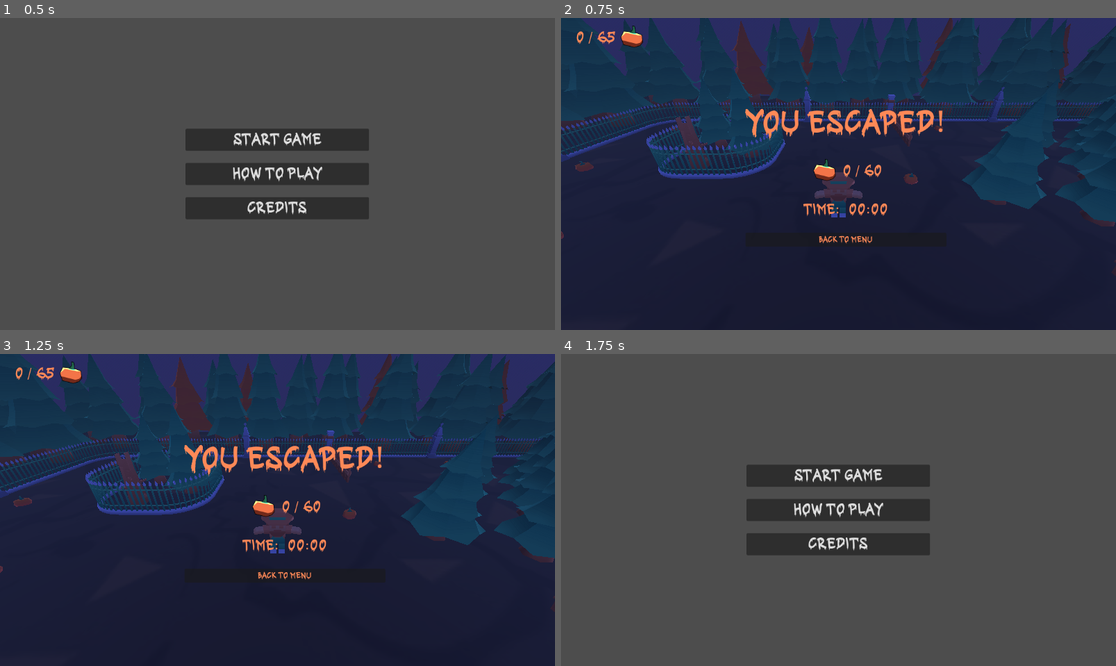
Above: before the commit, frames 1-4 (two rows, left to right).
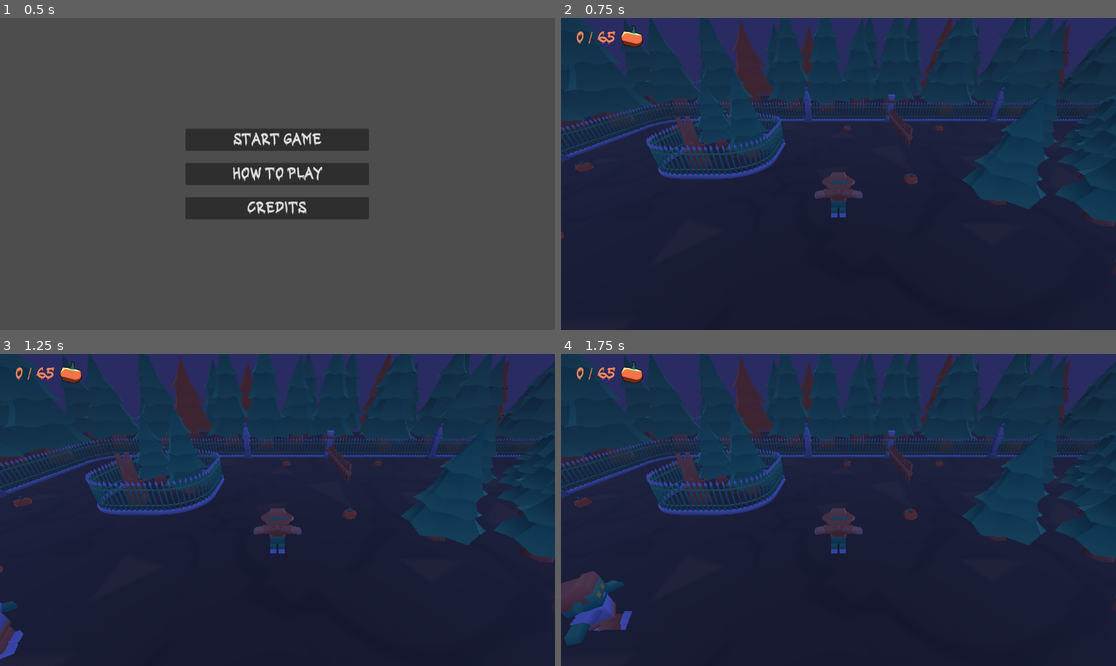
Above: after the commit, the same moments.

Repository: BuendiaGames/SpookyComecocos
Game: Godot game, scene res://core/menu/mainmenu.tscn
Two runs of this game, one before a commit and one after it. Both use one fixed random seed, a clock stepped at 60 frames per second and the inputs below.
Inputs (mouse positions are in pixels of both pictures, inside the frame that each line leads up to):
- Up to frame 1 (0.5 s): no input
- Up to frame 2 (0.75 s): click "Start game" at 0.5 s
- Up to frame 3 (1.25 s): no input
- Up to frame 4 (1.75 s): click (844, 575) at 1.25 s, where only the run before the commit has a clickable "Back to menu"

Frame 1 is identical in both runs. In frame 2, 2.0% of the frame differs, in the area x 33-69%, y 29-73%; in frame 3, 2.4%; in frame 4, 95%, in the area x 0-100%, y 0-100%.

Commit message:
Pongo monstruos

Diff:
--- a/core/levels/nivel1.tscn
+++ b/core/levels/nivel1.tscn
@@ -52,6 +52,8 @@
 [ext_resource type="PackedScene" uid="uid://05k15pqpfj2e" path="res://core/objects/key.tscn" id="49_02ttw"]
 [ext_resource type="PackedScene" uid="uid://ba5b8o5knkhen" path="res://3dmodels/pine-fall-crooked.glb" id="51_bx58q"]
 [ext_resource type="PackedScene" uid="uid://cpkvpuyij6rgi" path="res://3dmodels/pine-fall.glb" id="52_mngep"]
+[ext_resource type="PackedScene" uid="uid://62yf7c7xapgl" path="res://core/characters/ghost/ghost.tscn" id="53_4va81"]
+[ext_resource type="PackedScene" uid="uid://b6jhmxs5usgca" path="res://core/characters/zombi/zombi.tscn" id="54_w4a4b"]
 
 [sub_resource type="BoxShape3D" id="BoxShape3D_febsr"]
 size = Vector3(2.4336, 1, 5.89072)
@@ -245,6 +247,27 @@
 fog_light_energy = 0.05
 fog_density = 0.05
 
+[sub_resource type="Curve3D" id="Curve3D_k8baj"]
+_data = {
+"points": PackedVector3Array(0, 0, 0, 0, 0, 0, 25.9344, 0, 9.33373, 0, 0, 0, 0, 0, 0, 24.2616, 0, 11.6758, 0, 0, 0, 0, 0, 0, 28.7409, 0, 19.372, 0, 0, 0, 0, 0, 0, 34.2623, 0, 19.0245, 0, 0, 0, 0, 0, 0, 41.7355, 0, 12.3196, 0, 0, 0, 0, 0, 0, 45.3707, 0, 18.9896, 0, 0, 0, 0, 0, 0, 43.8763, 0, 24.893, 0, 0, 0, 0, 0, 0, 38.5954, 0, 18.48, 0, 0, 0, 0, 0, 0, 37.2039, 0, 8.39164, 0, 0, 0, 0, 0, 0, 40.4811, 0, 4.84764, 0, 0, 0, 0, 0, 0, 25.9281, 0, 9.33552),
+"tilts": PackedFloat32Array(0, 0, 0, 0, 0, 0, 0, 0, 0, 0, 0)
+}
+point_count = 11
+
+[sub_resource type="Curve3D" id="Curve3D_8htpy"]
+_data = {
+"points": PackedVector3Array(0, 0, 0, 0, 0, 0, 19.8006, 0, 29.3051, 0, 0, 0, 0, 0, 0, 27.2119, 0, 29.7332, 0, 0, 0, 0, 0, 0, 34.2597, 0, 26.3992, 0, 0, 0, 0, 0, 0, 39.7882, 0, 25.0487, 0, 0, 0, 0, 0, 0, 42.1938, 0, 29.902, 0, 0, 0, 0, 0, 0, 44.3039, 0, 33.8268, 0, 0, 0, 0, 0, 0, 44.7382, 0, 41.0216, 0, 0, 0, 0, 0, 0, 44.6116, 0, 45.0731, 0, 0, 0, 0, 0, 0, 38.5344, 0, 43.0473, 0, 0, 0, 0, 0, 0, 37.4794, 0, 38.9537, 0, 0, 0, 0, 0, 0, 33.3435, 0, 36.5059, 0, 0, 0, 0, 0, 0, 27.8994, 0, 37.0124, 0, 0, 0, 0, 0, 0, 23.9745, 0, 40.6418, 0, 0, 0, 0, 0, 0, 18.1215, 0, 40.6921, 0, 0, 0, 0, 0, 0, 12.804, 0, 37.3159, 0, 0, 0, 0, 0, 0, 9.09015, 0, 35.1635, 0, 0, 0, 0, 0, 0, 16.2646, 0, 31.7451, 0, 0, 0, 0, 0, 0, 19.8242, 0, 29.3043),
+"tilts": PackedFloat32Array(0, 0, 0, 0, 0, 0, 0, 0, 0, 0, 0, 0, 0, 0, 0, 0, 0, 0)
+}
+point_count = 18
+
+[sub_resource type="Curve3D" id="Curve3D_2ew85"]
+_data = {
+"points": PackedVector3Array(0, 0, 0, 0, 0, 0, 9.10797, 0, 11.7591, 0, 0, 0, 0, 0, 0, 3.97812, 0, 12.6606, 0, 0, 0, 0, 0, 0, 3.31274, 0, 14.9572, 0, 0, 0, 0, 0, 0, 3.82787, 0, 17.5114, 0, 0, 0, 0, 0, 0, 5.71668, 0, 19.4861, 0, 0, 0, 0, 0, 0, 6.38206, 0, 18.5846, 0, 0, 0, 0, 0, 0, 6.78987, 0, 18.3914, 0, 0, 0, 0, 0, 0, 7.19769, 0, 18.37, 0, 0, 0, 0, 0, 0, 7.97038, 0, 18.4129, 0, 0, 0, 0, 0, 0, 8.05624, 0, 18.8637, 0, 0, 0, 0, 0, 0, 8.70015, 0, 18.7778, 0, 0, 0, 0, 0, 0, 9.64456, 0, 18.7134, 0, 0, 0, 0, 0, 0, 10.5675, 0, 18.7778, 0, 0, 0, 0, 0, 0, 10.7178, 0, 18.1768, 0, 0, 0, 0, 0, 0, 10.589, 0, 17.49, 0, 0, 0, 0, 0, 0, 10.868, 0, 16.5241, 0, 0, 0, 0, 0, 0, 10.6963, 0, 15.3436, 0, 0, 0, 0, 0, 0, 10.6748, 0, 14.3563, 0, 0, 0, 0, 0, 0, 9.8592, 0, 13.2616, 0, 0, 0, 0, 0, 0, 9.17236, 0, 11.8021),
+"tilts": PackedFloat32Array(0, 0, 0, 0, 0, 0, 0, 0, 0, 0, 0, 0, 0, 0, 0, 0, 0, 0, 0, 0)
+}
+point_count = 20
+
 [node name="Node3D" type="Node3D"]
 
 [node name="escenario" type="Node3D" parent="."]
@@ -2200,8 +2223,14 @@
 [node name="teletransporter" parent="transporters" instance=ExtResource("38_mqc2i")]
 transform = Transform3D(1, 0, 0, 0, 1, 0, 0, 0, 1, 21.3491, 0, 25.3505)
 
+[node name="teletransporter3" parent="transporters" instance=ExtResource("38_mqc2i")]
+transform = Transform3D(1, 0, 0, 0, 1, 0, 0, 0, 1, 13.7392, 0, 12.5456)
+
 [node name="teletransporter2" parent="transporters" instance=ExtResource("38_mqc2i")]
 transform = Transform3D(1, 0, 0, 0, 1, 0, 0, 0, 1, 37.5153, 0, 21.8798)
+
+[node name="teletransporter4" parent="transporters" instance=ExtResource("38_mqc2i")]
+transform = Transform3D(0.999715, 0, 0.0238564, 0, 1, 0, -0.0238564, 0, 0.999715, 18.8984, 0, 35.7345)
 
 [node name="suelo" type="Node3D" parent="."]
 
@@ -2560,9 +2589,6 @@
 [node name="camera" type="Camera3D" parent="player"]
 transform = Transform3D(1, 0, 0, 0, 0.866025, 0.5, 0, -0.5, 0.866025, 0, 2.5, 2.86602)
 
-[node name="vampire" parent="." instance=ExtResource("39_x5yg4")]
-transform = Transform3D(1, 0, 0, 0, 1, 0, 0, 0, 1, 15, 0, 25)
-
 [node name="UI" type="CanvasLayer" parent="."]
 
 [node name="UI" parent="UI" instance=ExtResource("41_jrnap")]
@@ -3302,3 +3328,50 @@
 
 [node name="pine43" parent="entorno fuera" instance=ExtResource("27_3jeyx")]
 transform = Transform3D(1, 0, 0, 0, 1, 0, 0, 0, 1, 25.6712, 0, 6.56409)
+
+[node name="Node3D" type="Node3D" parent="."]
+
+[node name="vampire" parent="Node3D" instance=ExtResource("39_x5yg4")]
+transform = Transform3D(1, 0, 0, 0, 1, 0, 0, 0, 1, 15, 0, 25)
+
+[node name="vampire2" parent="Node3D" instance=ExtResource("39_x5yg4")]
+transform = Transform3D(1, 0, 0, 0, 1, 0, 0, 0, 1, 40.4183, 0, 25)
+
+[node name="ghost_route" type="Path3D" parent="Node3D"]
+curve = SubResource("Curve3D_k8baj")
+
+[node name="pathfollower" type="PathFollow3D" parent="Node3D/ghost_route"]
+transform = Transform3D(-0.813727, 0, 0.581215, 0, 1, 0, -0.581215, 0, -0.813727, 25.9344, 0, 9.33373)
+
+[node name="ghost" parent="Node3D/ghost_route/pathfollower" instance=ExtResource("53_4va81")]
+transform = Transform3D(-1, 0, -8.74229e-08, 0, 1, 0, 8.74229e-08, 0, -1, 0, 0, 0)
+
+[node name="zombi" parent="Node3D" instance=ExtResource("54_w4a4b")]
+transform = Transform3D(1, 0, 0, 0, 1, 0, 0, 0, 1, 9.70139, 0, 7.6464)
+
+[node name="zombi4" parent="Node3D" instance=ExtResource("54_w4a4b")]
+transform = Transform3D(1, 0, 0, 0, 1, 0, 0, 0, 1, 15.6304, 0, 30.1598)
+
+[node name="zombi2" parent="Node3D" instance=ExtResource("54_w4a4b")]
+transform = Transform3D(1, 0, 0, 0, 1, 0, 0, 0, 1, 43.5385, 0, 28.6934)
+
+[node name="zombi3" parent="Node3D" instance=ExtResource("54_w4a4b")]
+transform = Transform3D(1, 0, 0, 0, 1, 0, 0, 0, 1, 43.5385, 0, 5.24514)
+
+[node name="ghost_route2" type="Path3D" parent="Node3D"]
+curve = SubResource("Curve3D_8htpy")
+
+[node name="pathfollower" type="PathFollow3D" parent="Node3D/ghost_route2"]
+transform = Transform3D(-0.0576702, 0, -0.998317, 0, 1, 0, 0.998317, 0, -0.0576702, 19.8006, 0, 29.3051)
+
+[node name="ghost" parent="Node3D/ghost_route2/pathfollower" instance=ExtResource("53_4va81")]
+transform = Transform3D(-1, 0, -8.74229e-08, 0, 1, 0, 8.74229e-08, 0, -1, 0, 0, 0)
+
+[node name="ghost_route3" type="Path3D" parent="Node3D"]
+curve = SubResource("Curve3D_2ew85")
+
+[node name="pathfollower" type="PathFollow3D" parent="Node3D/ghost_route3"]
+transform = Transform3D(-0.173077, 0, 0.98489, 0, 1, 0, -0.98489, 0, -0.173077, 9.10797, 0, 11.7591)
+
+[node name="ghost" parent="Node3D/ghost_route3/pathfollower" instance=ExtResource("53_4va81")]
+transform = Transform3D(-1, 0, -8.74229e-08, 0, 1, 0, 8.74229e-08, 0, -1, 0, 0, 0)
--- a/core/ui/ui.tscn
+++ b/core/ui/ui.tscn
@@ -52,6 +52,7 @@
 texture = ExtResource("3_3s1p6")
 
 [node name="results" type="MarginContainer" parent="." groups=["nodo_ui"]]
+visible = false
 layout_mode = 1
 anchors_preset = 8
 anchor_left = 0.5
Not shown, changed: 3dmodels/Textures/colormap.png.import
Not shown: 1 places in core/levels/nivel1.tscn that only renumber resources
Not shown, added: export_presets.cfg
